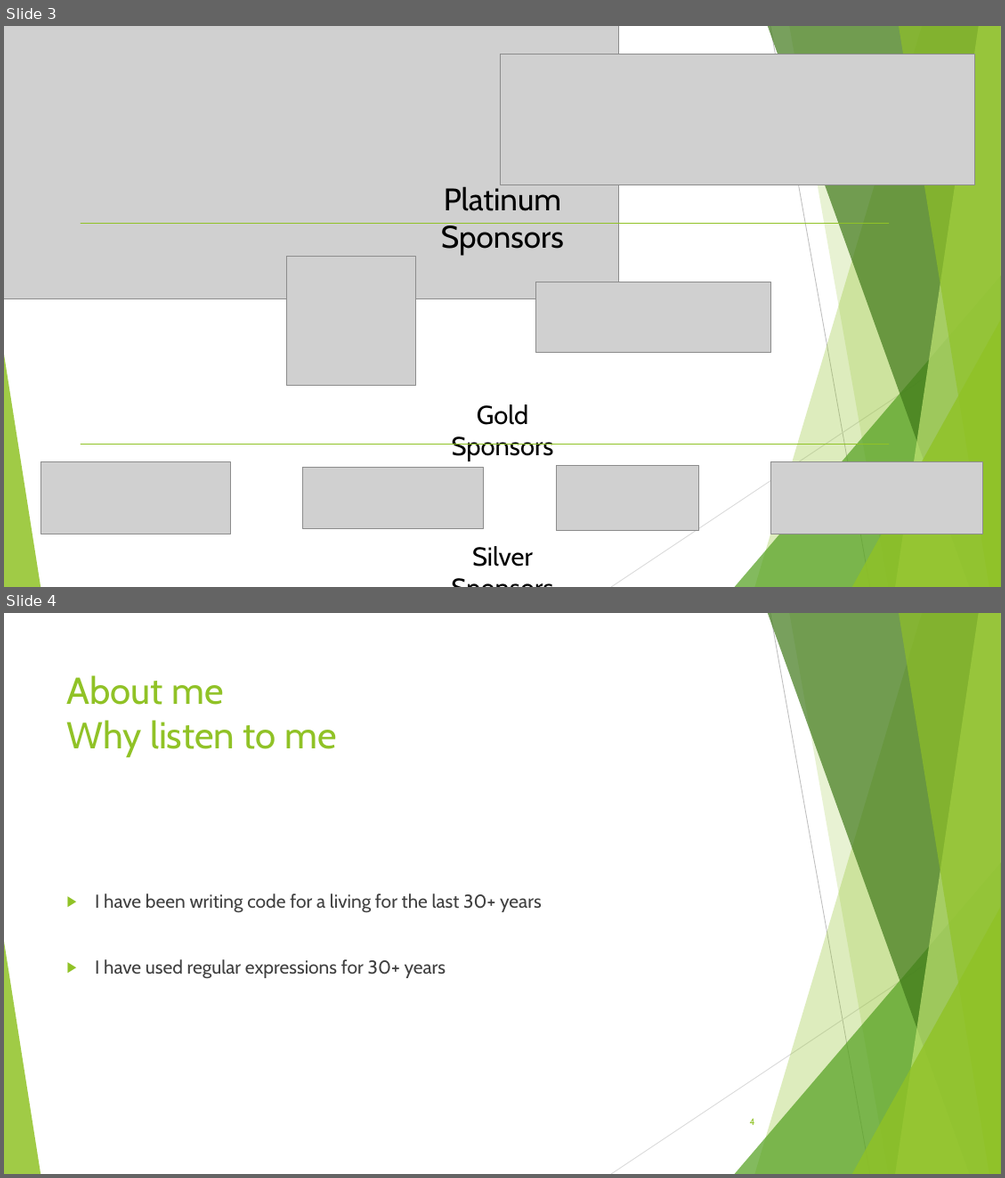
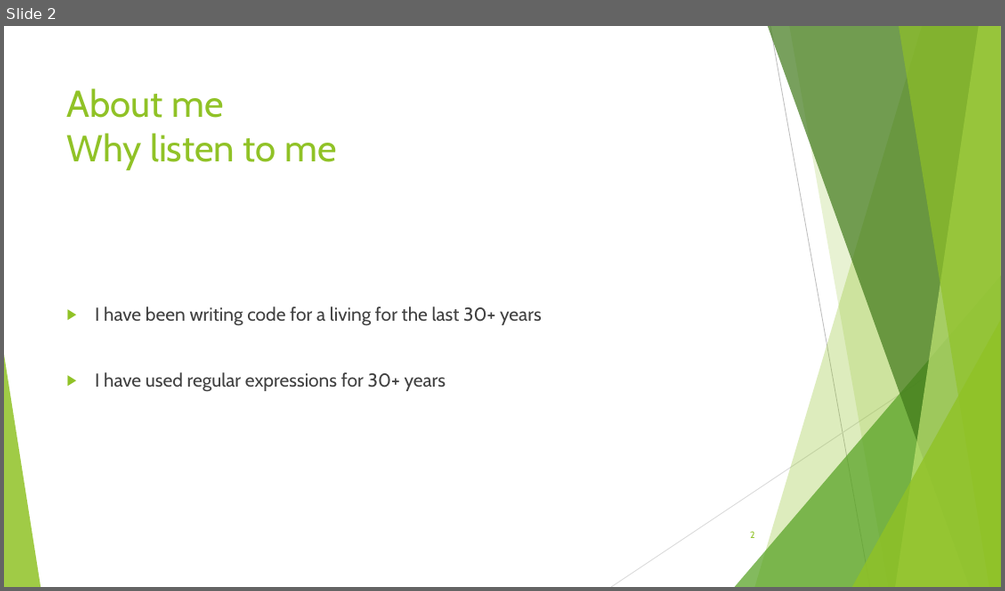
Before and after one commit to avifarah/RegularExpressionsTalk, a slide deck: Regular expression.pptx. Shown one above the other, each under a label of ours: slides 3 and 4 before the commit, slide 2 after it. The pictures are 1005x1178 and 1005x591 pixels, drawn with LibreOffice and Linux fonts; fonts in the diff are those of the drawing; grey boxes stand for pictures. Boxes give left, top, right and bottom in pixels: in the first picture for what was removed or moved away, otherwise in the second. Text is boxed around its words. In the diff, an @@ line names an element or a change of style, - is before the commit and + after.

```diff
--- a/Regular expression.pptx
+++ b/Regular expression.pptx
@@ slide 3 removed at (4,26,1001,587), background #FFFFFF; not listed: 10 template elements that a slide beside it also shows @@
@@ picture removed at (4,26,619,298) @@
@@ picture removed at (500,54,974,185) @@
@@ text removed at (441,184,564,256) @@
-Platinum Sponsors
@@ line removed from (81, 224) to (889, 224) @@
@@ picture removed at (287,257,416,386) @@
@@ picture removed at (535,281,771,352) @@
@@ text removed at (452,404,554,460) @@
-Gold Sponsors
@@ line removed from (81, 444) to (889, 444) @@
@@ picture removed at (41,461,231,534) @@
@@ picture removed at (303,467,484,529) @@
@@ picture removed at (556,465,698,530) @@
@@ picture removed at (771,461,983,534) @@
@@ text removed at (472,546,533,566) @@
-Silver Sponsors
@@ what was slide 4 is now slide 2 @@
@@ page number at (750,531,755,538): text changed @@
-4
+2
```
Also in this commit, not shown: 3 slides changed, 1 other slide removed.
